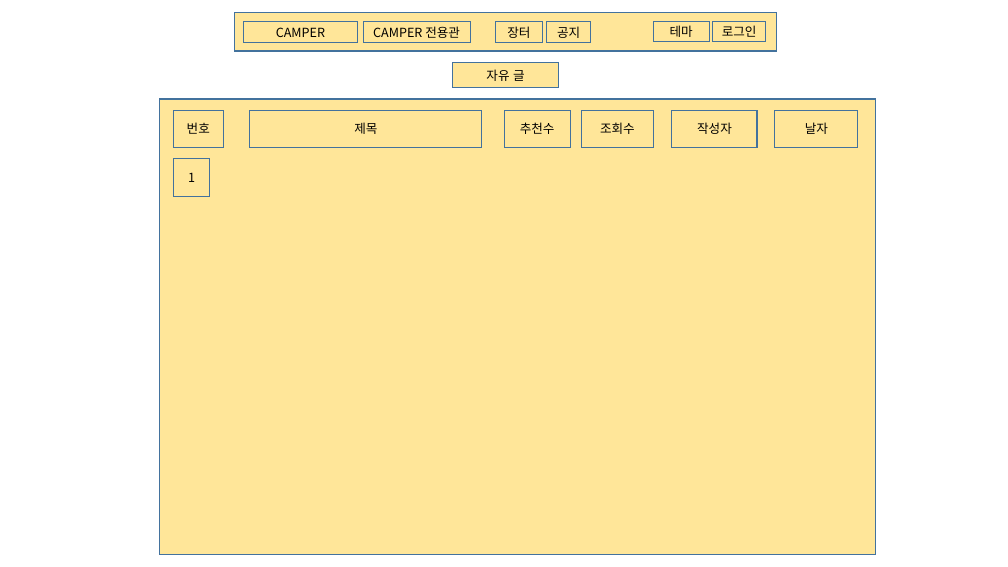
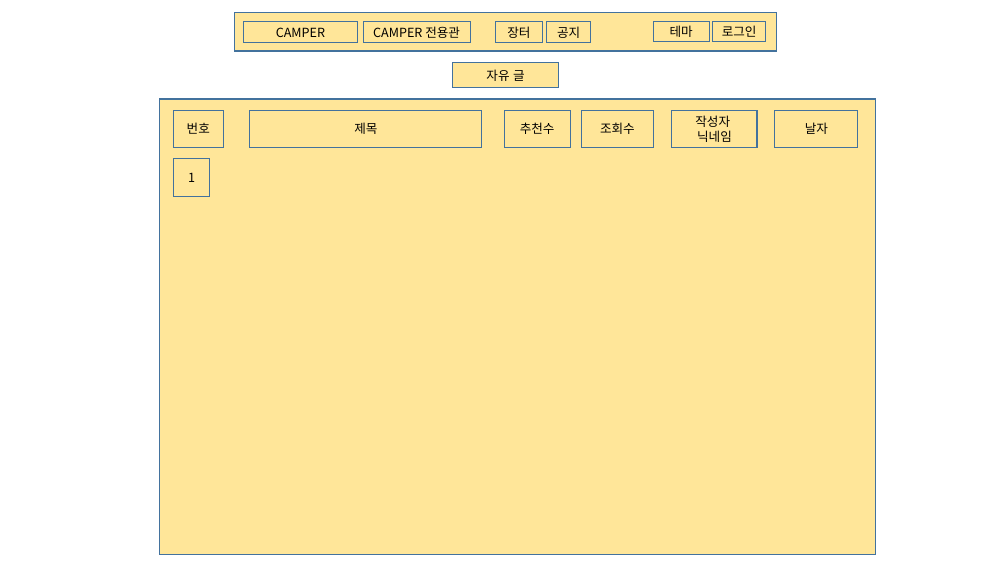
Before and after one commit to vender4401/reference-room, a slide deck: slide 6 of yoonkwan.pptx. Drawn at 1008x567 pixels with LibreOffice and Linux fonts; fonts in the diff are those of the drawing. Boxes give left, top, right and bottom in pixels: in the first picture for what was removed or moved away, otherwise in the second. Text is boxed around its words. In the diff, an @@ line names an element or a change of style, - is before the commit and + after.

```diff
--- a/yoonkwan.pptx
+++ b/yoonkwan.pptx
@@ text in rectangle at (697,130,732,142): paragraph added @@
+닉네임
```
Also in this commit, not shown: 1 other slide changed.
